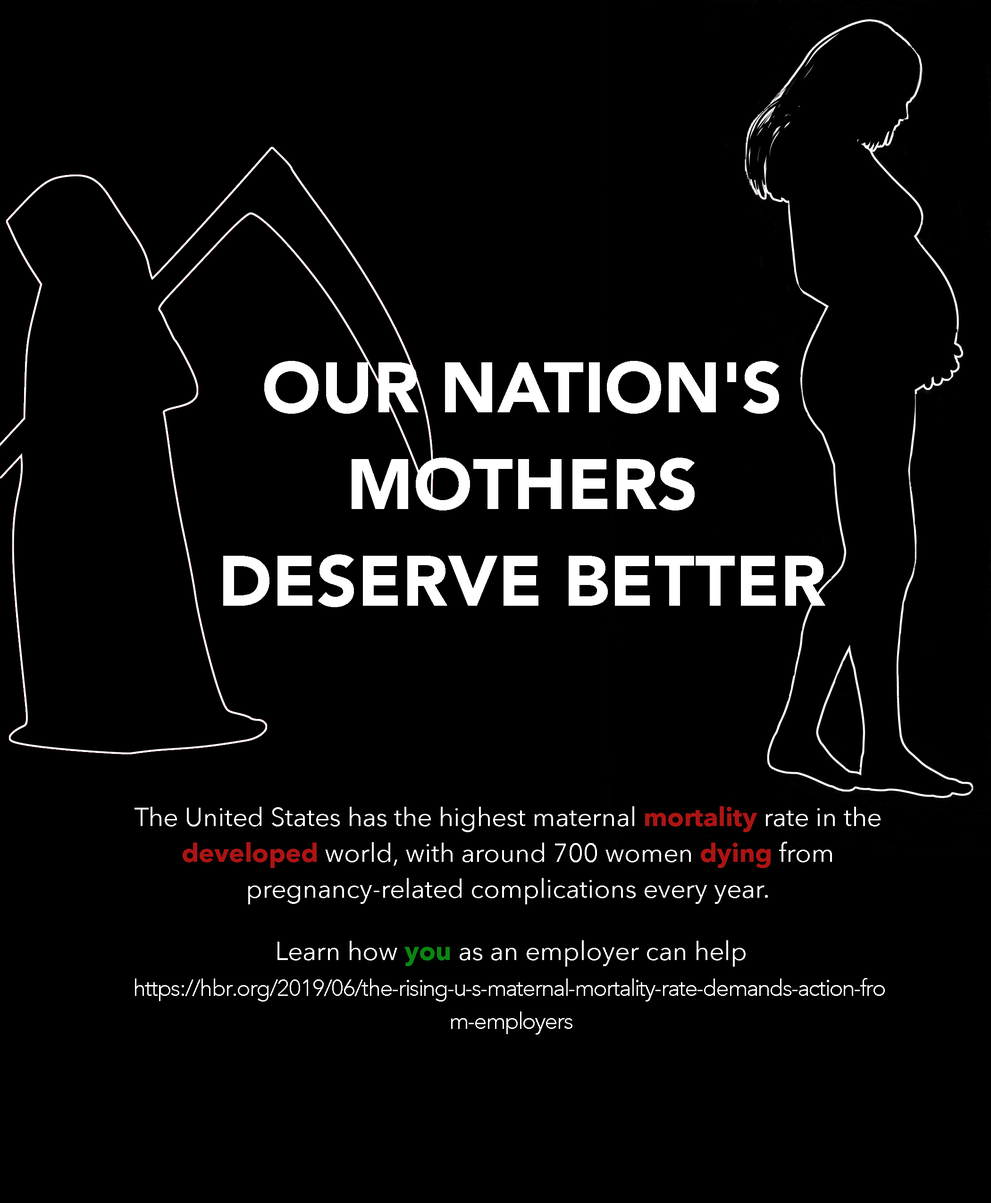
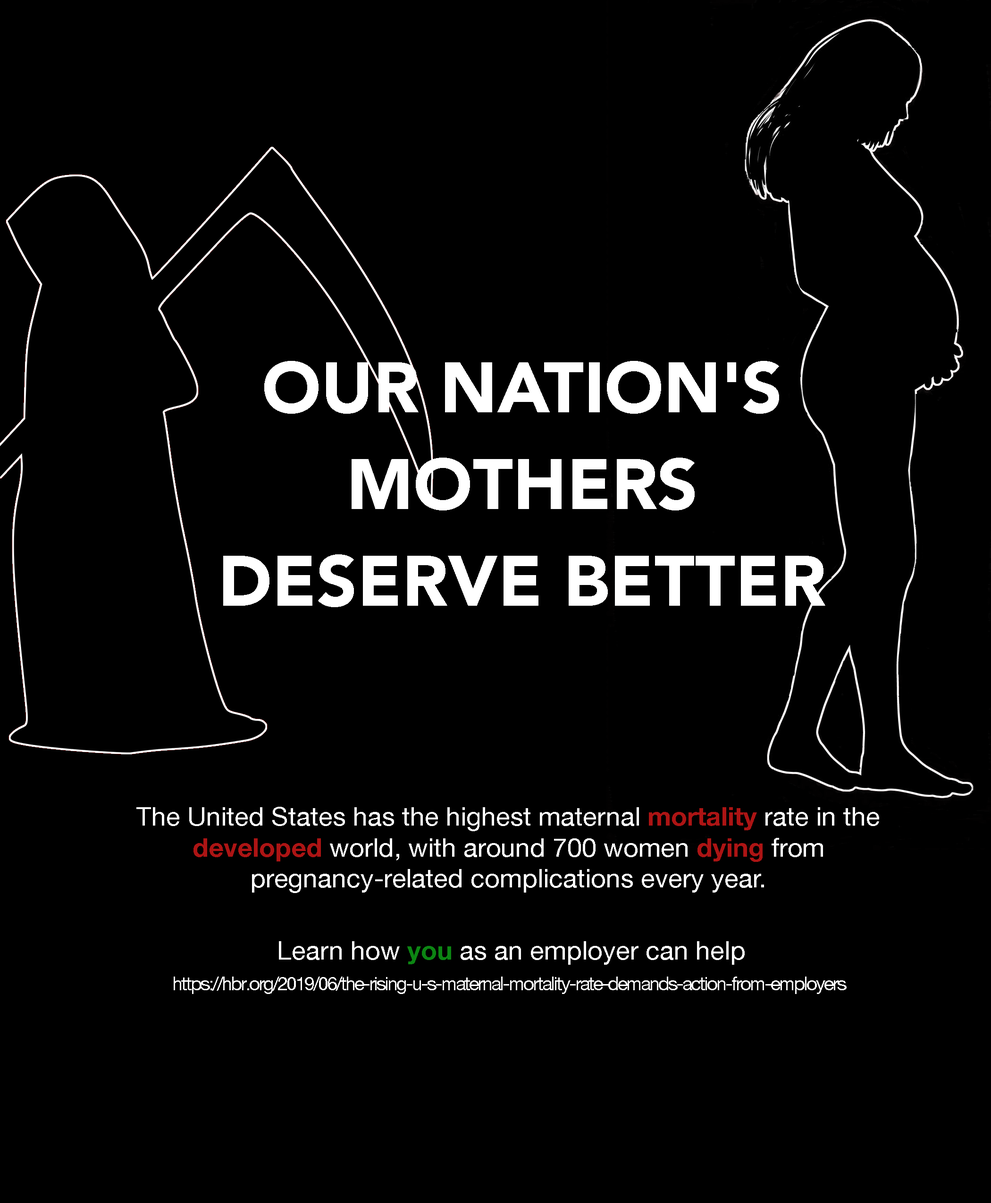
Layer changes from the first 991×1203 image to the second:
painted on "Learn how you as an employer c..." over [134, 940, 885, 1035]
painted on "The United States has the high..." over [134, 806, 881, 905]
